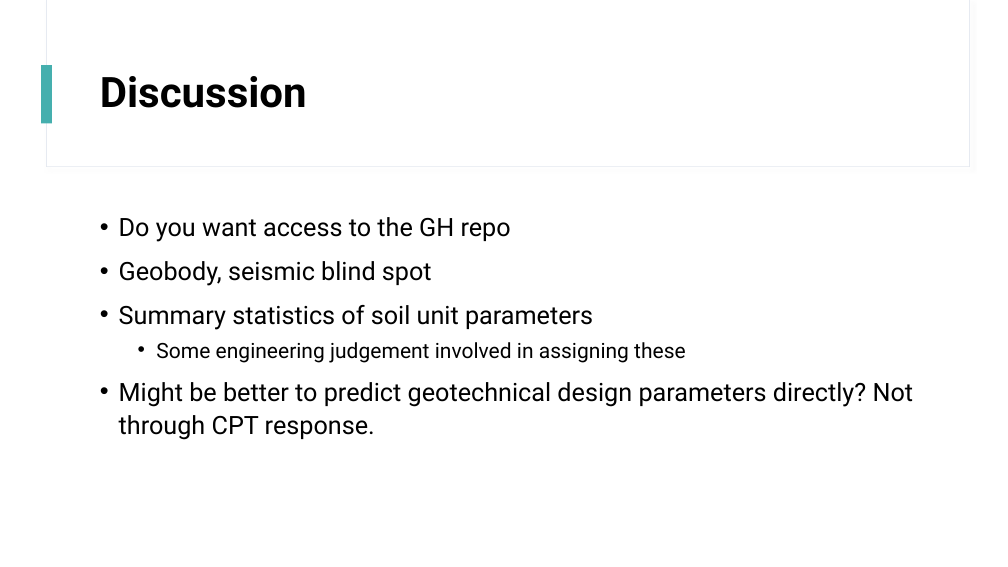
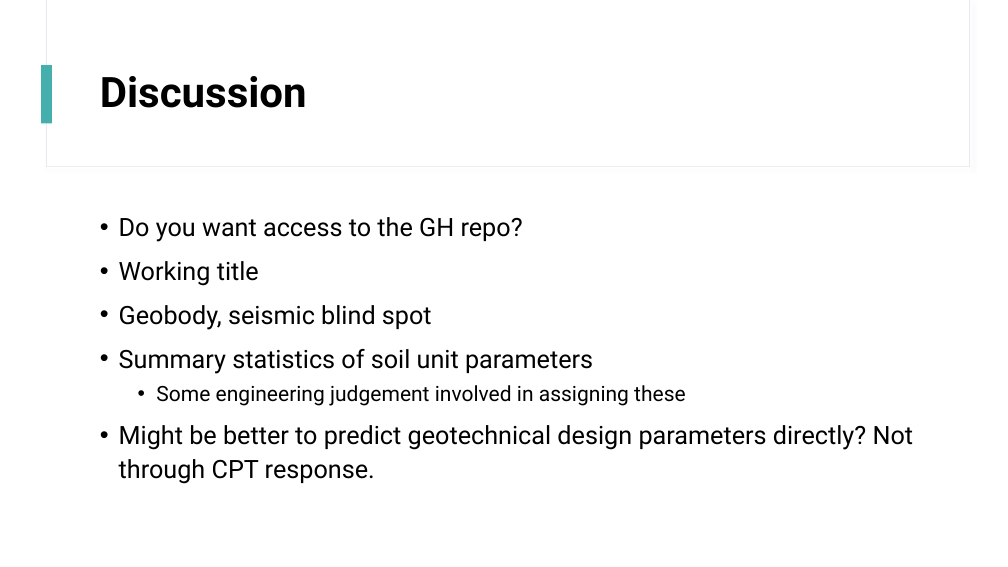
Before and after one commit to sjurmsc/MSC2023, a slide deck: slide 16 of Meeting Presentations/01.09.2022_Meeting.pptx (slide 17 before the commit). Drawn at 1008x567 pixels with LibreOffice and Linux fonts; fonts in the diff are those of the drawing. Boxes give left, top, right and bottom in pixels: in the first picture for what was removed or moved away, otherwise in the second. Text is boxed around its words. In the diff, an @@ line names an element or a change of style, - is before the commit and + after.

```diff
--- a/Meeting Presentations/01.09.2022_Meeting.pptx
+++ b/Meeting Presentations/01.09.2022_Meeting.pptx
@@ text at (x1=119, y1=217, x2=523, y2=286): text changed @@
-• Do you want access to the GH repo
+• Do you want access to the GH repo?
+• Working title
```
Also in this commit, not shown: 1 other slide changed, 1 slide removed.
